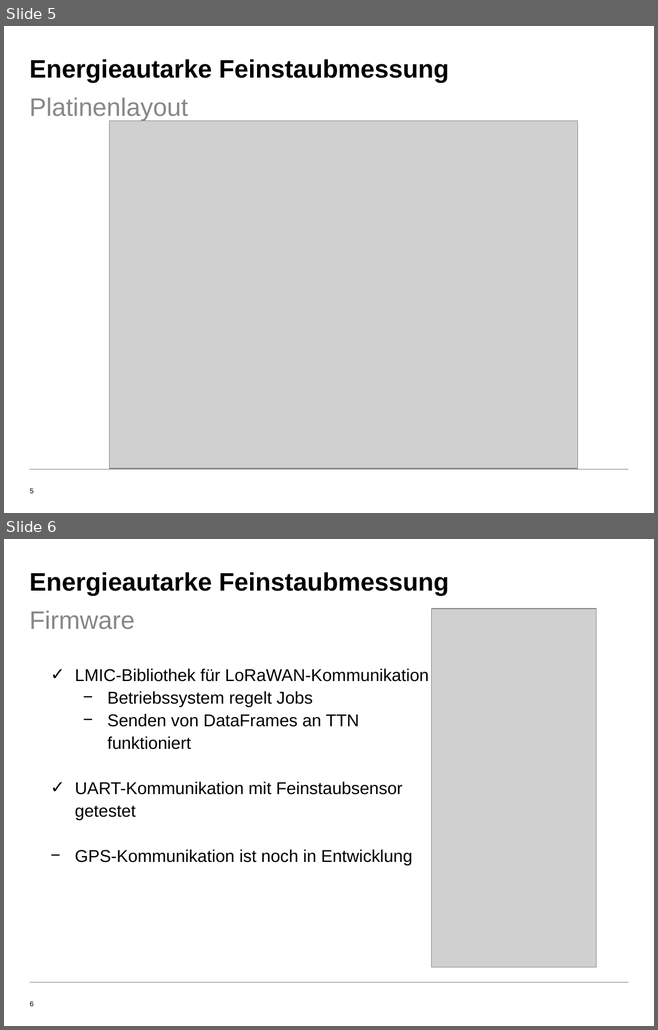
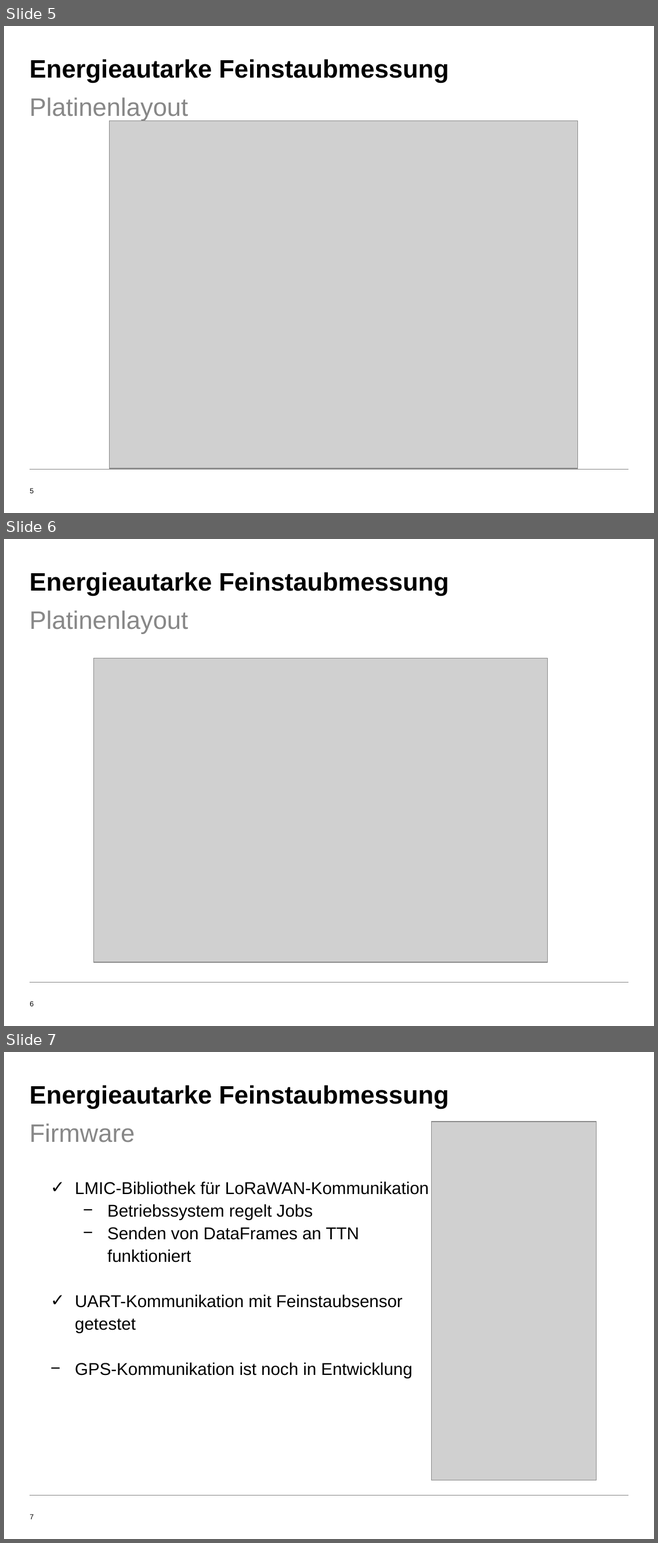
Before and after one commit to AdavVegab/LoRaWAN_embeddedSystems, a slide deck: Präsi/Präsentation_10_12_2019.pptx. Shown one above the other, each under a label of ours: slides 5 and 6 before the commit, slides 5, 6 and 7 after it. The pictures are 658x1030 and 658x1543 pixels, drawn with LibreOffice and Linux fonts; fonts in the diff are those of the drawing; grey boxes stand for pictures; background and template pictures are left out. Boxes give left, top, right and bottom in pixels: in the first picture for what was removed or moved away, otherwise in the second. Text is boxed around its words. In the diff, an @@ line names an element or a change of style, - is before the commit and + after.

Commit message:
Präsi

```diff
--- a/Präsi/Präsentation_10_12_2019.pptx
+++ b/Präsi/Präsentation_10_12_2019.pptx
@@ slide 6 added at (x1=4, y1=539, x2=654, y2=1026), background #FFFFFF; not listed: 2 template elements that a slide beside it also shows @@
@@ title added at (x1=30, y1=572, x2=448, y2=596), 28 pt, text #000000, bold @@
+Energieautarke Feinstaubmessung
@@ text added at (x1=30, y1=610, x2=188, y2=634), 28 pt, text #878787 @@
+Platinenlayout
@@ picture added at (x1=94, y1=658, x2=547, y2=962) @@
@@ what was slide 6 is now slide 7 @@
@@ page number at (x1=30, y1=1514, x2=34, y2=1519): text changed @@
-6
+7
```
